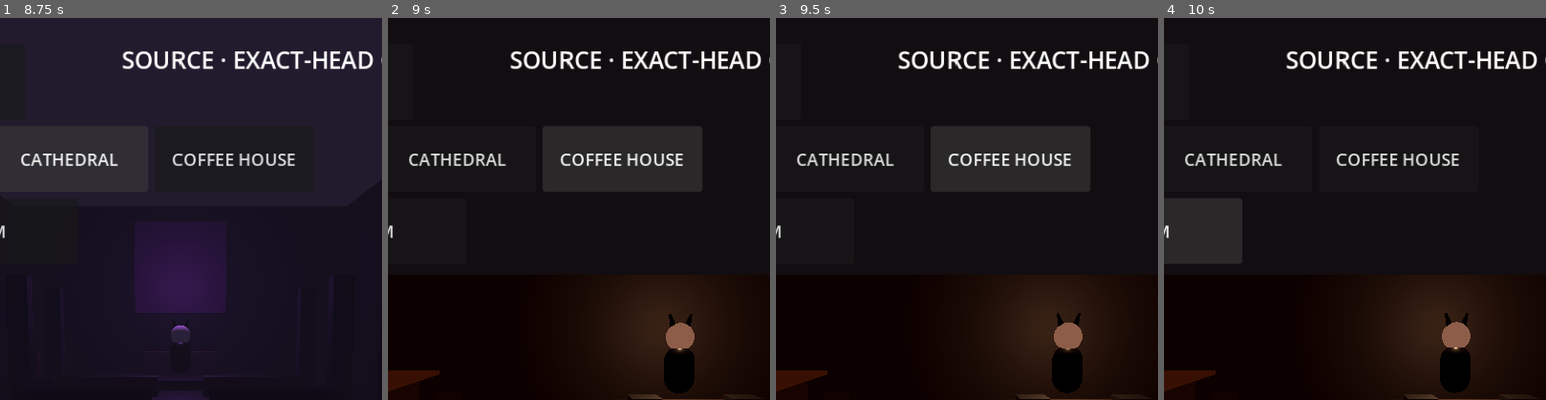
Above: before the commit, frames 1-4 (left to right).
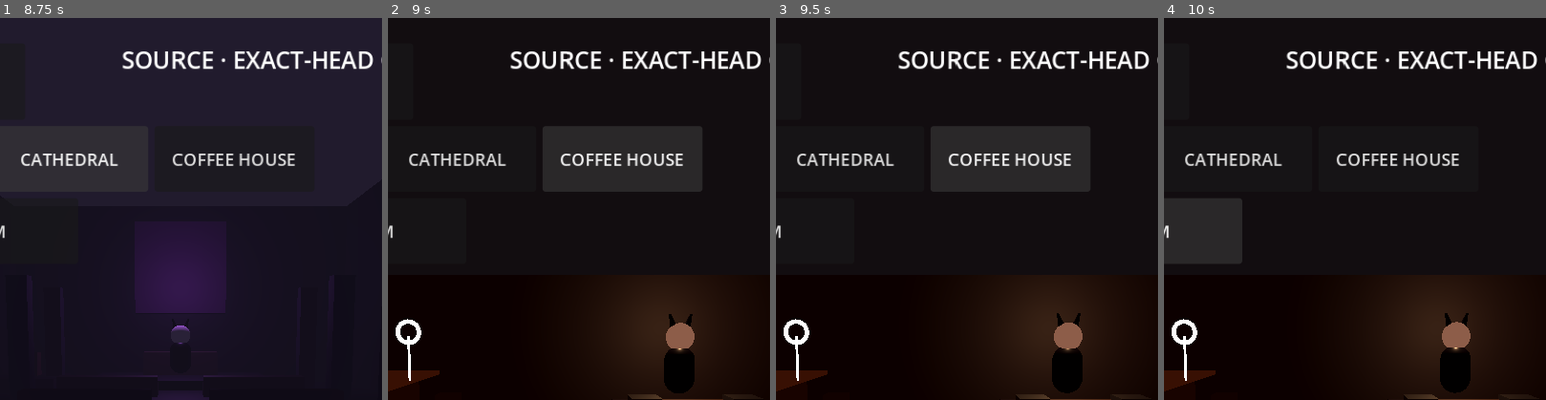
Above: after the commit, the same moments.

Repository: eggie-admin/LuHm-OS
Game: Godot game, scene res://scenes/Main.tscn
Two runs of this game, one before a commit and one after it. Both use one fixed random seed, a clock stepped at 60 frames per second and the inputs below.
Inputs (mouse positions are % of the whole screen's width and height, from its top left):
- Up to frame 1 (8.75 s): click "ENTER NEON RIVERWALK" at 0.5 s; move the mouse to (72, 45) at 1.27 s; hold Right (ui_right) 1.28-2 s; click (72, 45) at 1.42 s; drag from (30, 55) to (45, 70) at 2.02 s; click "CATHEDRAL" at 2.75 s; click "ENTER NEON RIVERWALK" at 3.5 s; click "▲" at 4.25 s; click "◀" at 5 s; click "▼" at 5.75 s; click "▶" at 6.5 s; click "RIVERWALK" at 7.25 s; click "CATHEDRAL" at 8 s
- Up to frame 2 (9 s): click "COFFEE HOUSE" at 8.75 s
- Up to frame 3 (9.5 s): no input
- Up to frame 4 (10 s): click "TALK TO LUM" at 9.5 s
The pictures show only the part of the screen within x 26-76%, y 0-50%; the shares and areas given below are measured in that part.

Frame 1 is identical in both runs. In frame 2, 0.3% of the frame differs, in the area x 2-9%, y 78-95%; in frame 3, 0.3%; in frame 4, 0.3%.

Commit message:
game: add Coffee House quest interaction

Diff:
--- a/scripts/game/lumCoffeeHouseScene.gd
+++ b/scripts/game/lumCoffeeHouseScene.gd
@@ -1,15 +1,18 @@
 extends Node3D
 
 const LumAvatarScene := preload("res://scenes/LumAvatar.tscn")
+const InteractableScript := preload("res://scripts/game/interactable.gd")
 
 var player_spawn := Vector3(0.0, 1.15, 6.5)
 var lum_avatar: Node3D
+var interaction_points: Array[Area3D] = []
 
 func _ready() -> void:
     _build_room()
     _build_bar()
     _build_seating()
     _build_lum_corner()
+    _build_interactions()
 
 func _build_room() -> void:
     var environment := WorldEnvironment.new()
@@ -94,3 +97,18 @@
     mesh_instance.material_override = material
     root_node.add_child(mesh_instance)
     return root_node
+
+
+func _build_interactions() -> void:
+    _add_interaction("collectCoffee", "collectCoffee", "Take the coffee", Vector3(-4.25, 1.55, -3.5), Color("f3b47c"))
+
+func _add_interaction(interaction_id: String, event_name: String, prompt: String, pos: Vector3, accent: Color) -> void:
+    var node := InteractableScript.new() as Area3D
+    node.name = interaction_id
+    node.position = pos
+    node.configure(interaction_id, event_name, prompt, accent)
+    add_child(node)
+    interaction_points.append(node)
+
+func get_interaction_points() -> Array[Area3D]:
+    return interaction_points.duplicate()
